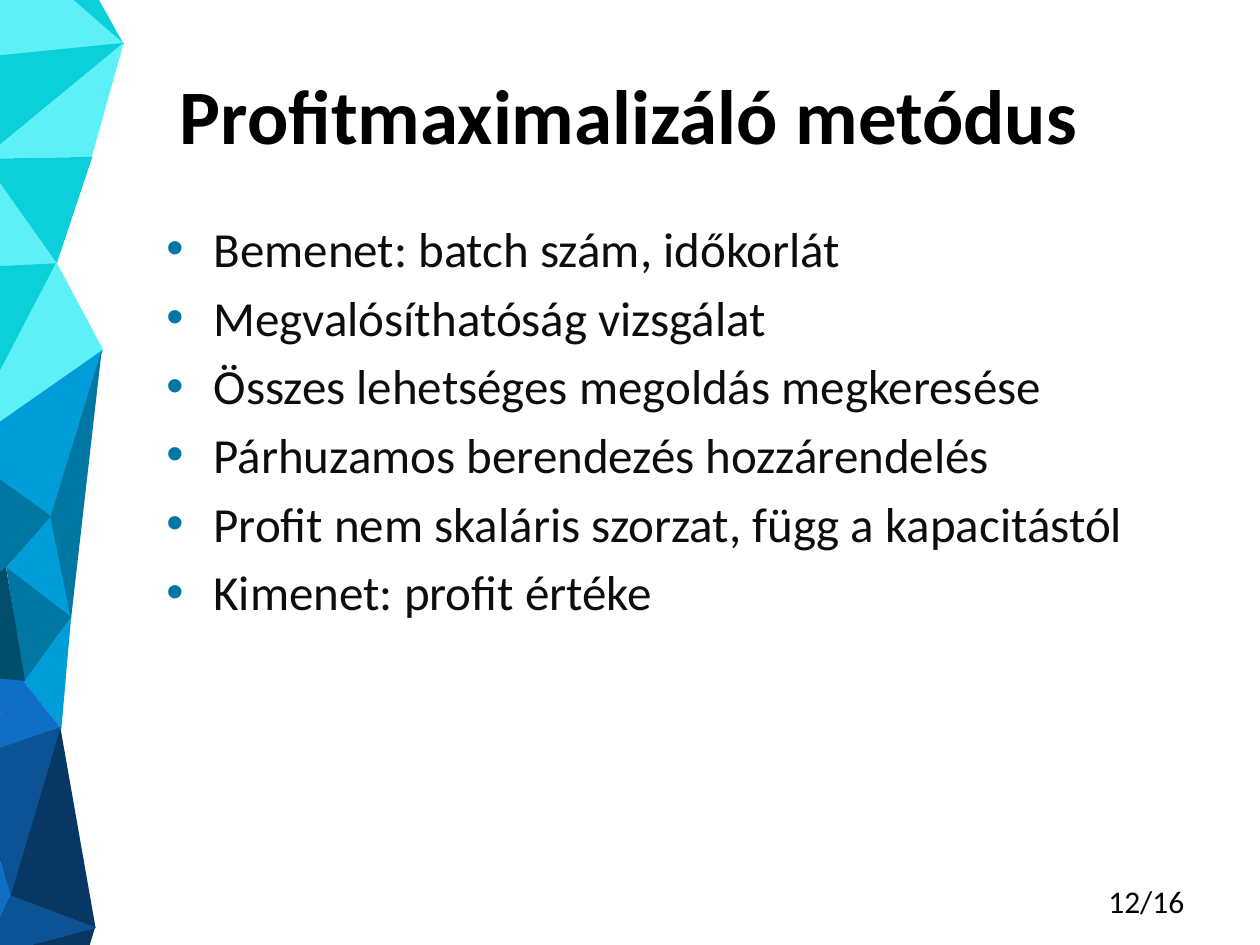
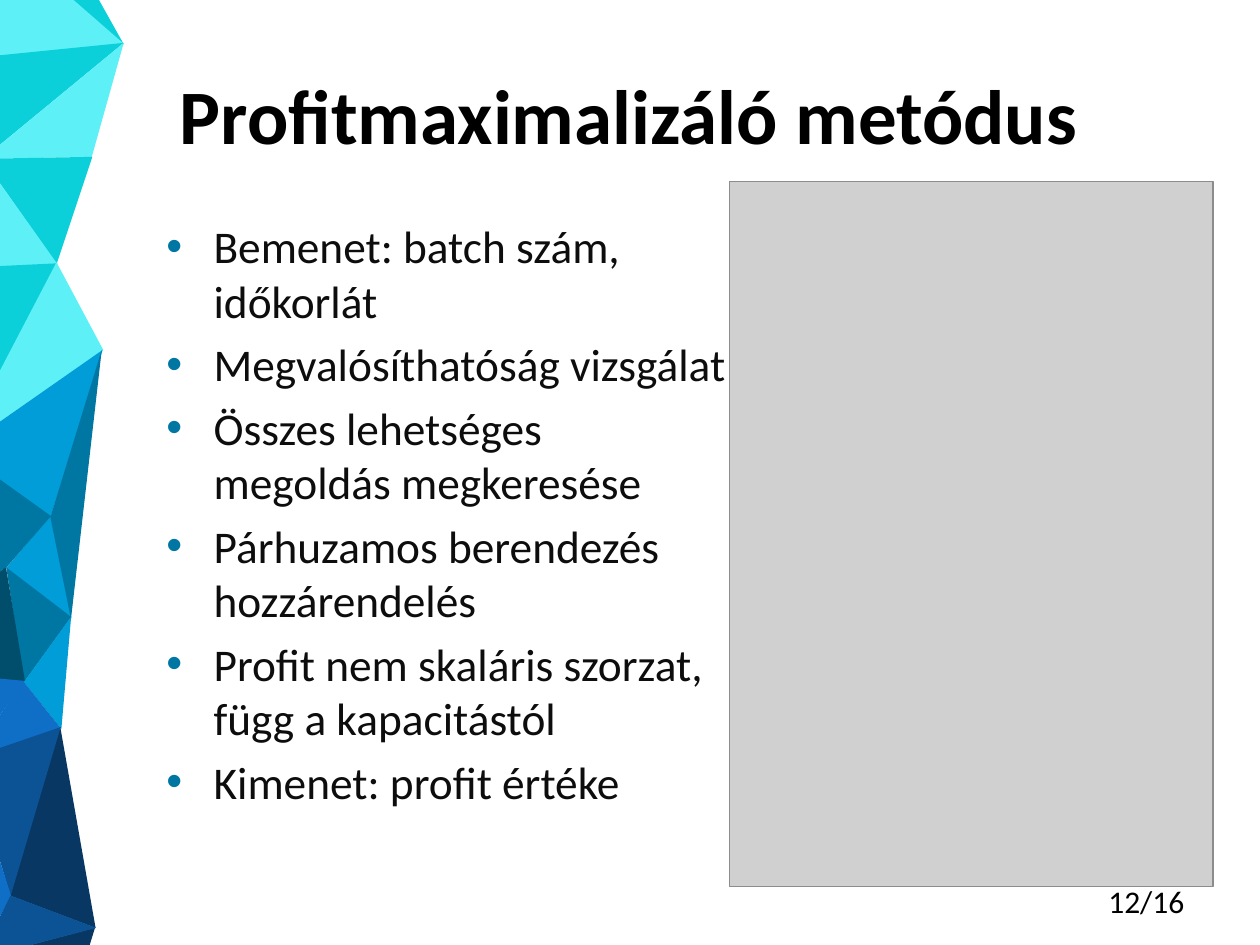
Before and after one commit to Gergo1912/Szakdolgozat, a slide deck: slide 17 of Molnar_Gergo_TDK_eloadas_darabolt.pptx. Drawn at 1260x945 pixels with LibreOffice and Linux fonts; fonts in the diff are those of the drawing; grey boxes stand for pictures. Boxes give left, top, right and bottom in pixels: in the first picture for what was removed or moved away, otherwise in the second. Text is boxed around its words. In the diff, an @@ line names an element or a change of style, - is before the commit and + after.

```diff
--- a/Molnar_Gergo_TDK_eloadas_darabolt.pptx
+++ b/Molnar_Gergo_TDK_eloadas_darabolt.pptx
@@ picture added at (730,181,1213,886) @@
@@ text "Bemenet: batch szám, időkorlát" at (214,231,725,807): size 28 to 25.9 pt @@
```
Also in this commit, not shown: 5 other slides changed, 3 other files.
